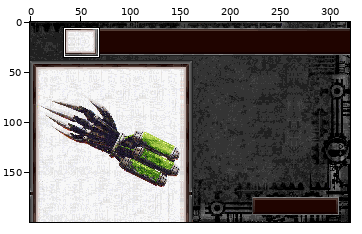
Two versions of one sprite sheet, Resources/CODEX/Neuro_Gauntlet.png. The first picture is a wide view before the edit; the outline marks the close-up.
Close-up. Before the commit:
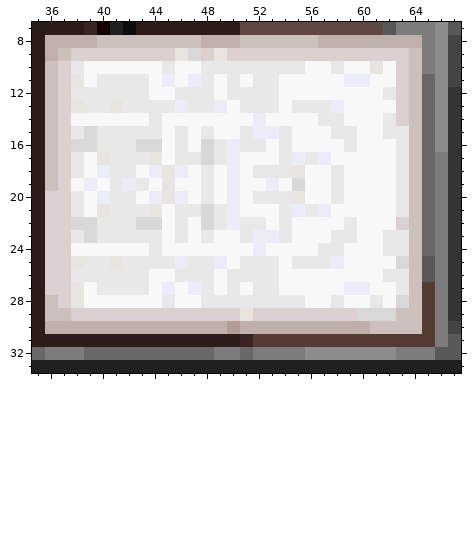
The file is 320x200 pixels. Colours within 5 levels of each other are drawn and written as one. Shown: x 35..67, y 7..33.
After:
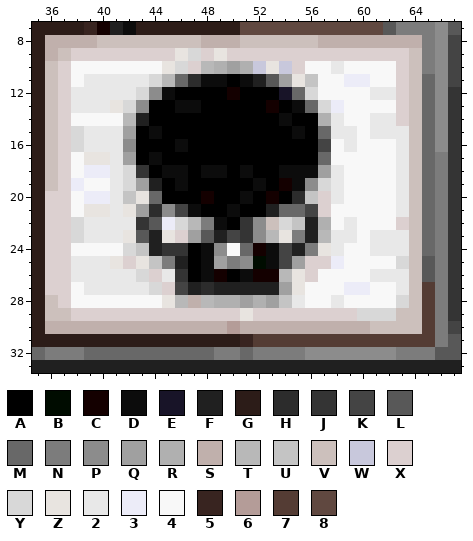
Palette (. is transparent): A #000000  B #000c00  C #140000  D #0c0c0c  E #181428  F #202020  G #2c1c18  H #2c2c2c  J #343434  K #444444  L #585858  M #686868  N #7c7c7c  P #8c8c8c  Q #a0a0a0  R #b0b0b0  S #c0b0ac  T #b8b8b8  U #c4c4c4  V #ccc0bc  W #c8c8dc  X #dcd0d0  Y #d8d8d8  Z #e8e4e0  2 #e8e8e8  3 #ececf8  4 #f8f8f8  5 #382420  6 #b49c98  7 #543c34  8 #604840
The edit:
@@ x 35..67 @@
  9 GSVXXXXXXXXZYXZXXXXXXXXXXXXXXVNPK
-10 GVX24444442442222222244244Z4XVNPK
-11 GVXZ422224343242422444443344XVMPK
-12 GVX2222224422242222444444442XVMPJ
-13 GVXZ22Z222232234222422234444XVMPJ
-14 GVX4444442444444434444224442XVMPJ
-15 GVX2Y222224242442332444224422VMPJ
-16 GVXYY222YY424Y232242444424442VMPJ
-17 GVX24Z222Z422Y234442323444442VMNJ
-18 GVX2432243Z342434222Z44244442VMNJ
-19 GVX4342324Z442434434Y44244442VMNJ
-20 GXX2432243Z342434222Z44244442VMNJ
-21 GXX24Z222Z422Y234442323444442VMNJ
-22 GXXYY222YY424Y23224244442444XVMNJ
-23 GXX2Y222224242442332444224422VMNJ
-24 GXX44444424444444344442244422VMNJ
-25 GXXZ22Z222232234222422234444YVLNJ
-26 GXX22222244222422224444444422VLNJ
-27 GXXZ4222243432424224444433442V7NJ
-28 GVXZ444444244222222224424424YV7NJ
+10 GVX4444444ZYXTRQRWZWX4424444XVNPK
+11 GVX422222YTMHDDADFLQZU443344XVMPK
+12 GVX22222YPDAAAACAAAEMY444422XVMPJ
+13 GVX222ZYPAADDAAAAACADMY34444XVMPJ
+14 GVX4444TFAAAAAAAAAADAAR24422XVMPJ
+15 GVXY222QADAAAAAAAAAADAM224222VMPJ
+16 GVXY222PAAADAAAAAAAAAAK424442VMPJ
+17 GVX4ZZ2QADAAAAAAAAAAAAM444442VMNJ
+18 GVX4332YJADDADDADAADDDQ244442VMNJ
+19 GVX3442YQFADAAAAADACDPY244442VMNJ
+20 GXX4332UZMAAACAADACAHUX244442VMNJ
+21 GXX4ZZ2ZQHPKDAADAAFMMKX444442VMNJ
+22 GXXY2222JL3YTNDAJPVYUFR42444XVMNJ
+23 GXXY222ZLFZXQLFKJPTZNFT224222VMNJ
+24 GXX4444YUFJJADP4MCDKFNZ244222VMNJ
+25 GXX222ZXZUNFADQNPBDKQXX34444YVLNJ
+26 GXX22222YX2JADCADCCTZX4444222VLNJ
+27 GXX422222YXKFHFFFFFQZ44433442V7NJ
+28 GVX4444444ZTSTRRQRQU24424444YV7NJ
 29 GVVXXXXXXXXXXXXXZXXXXXXXXYYYVV7NJ
